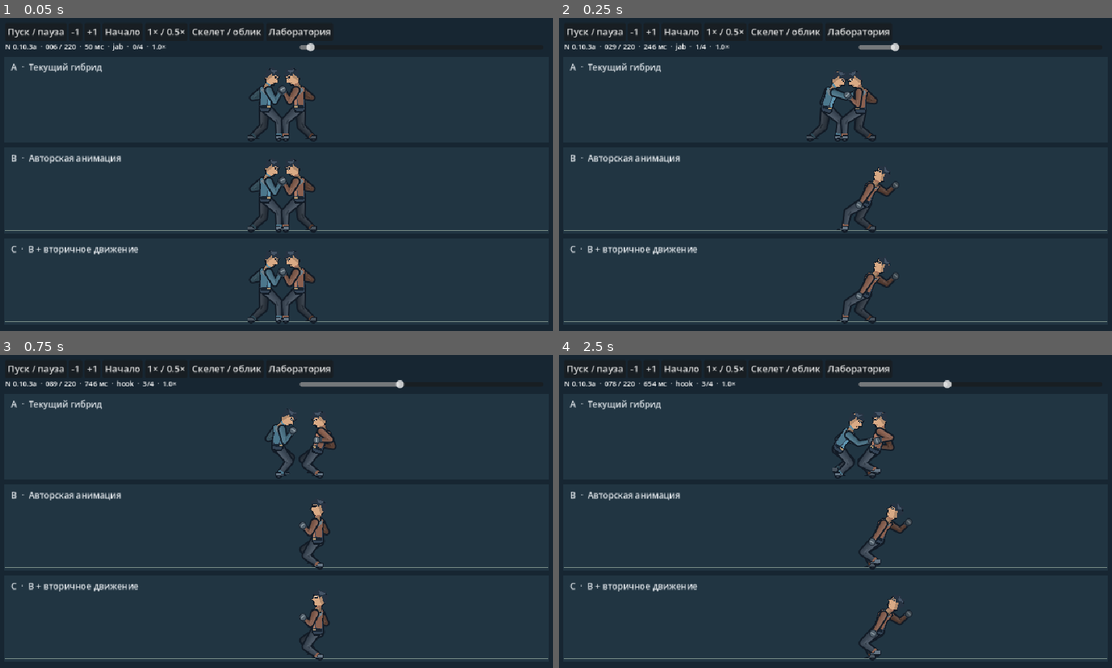
Above: before the commit, frames 1-4 (two rows, left to right).
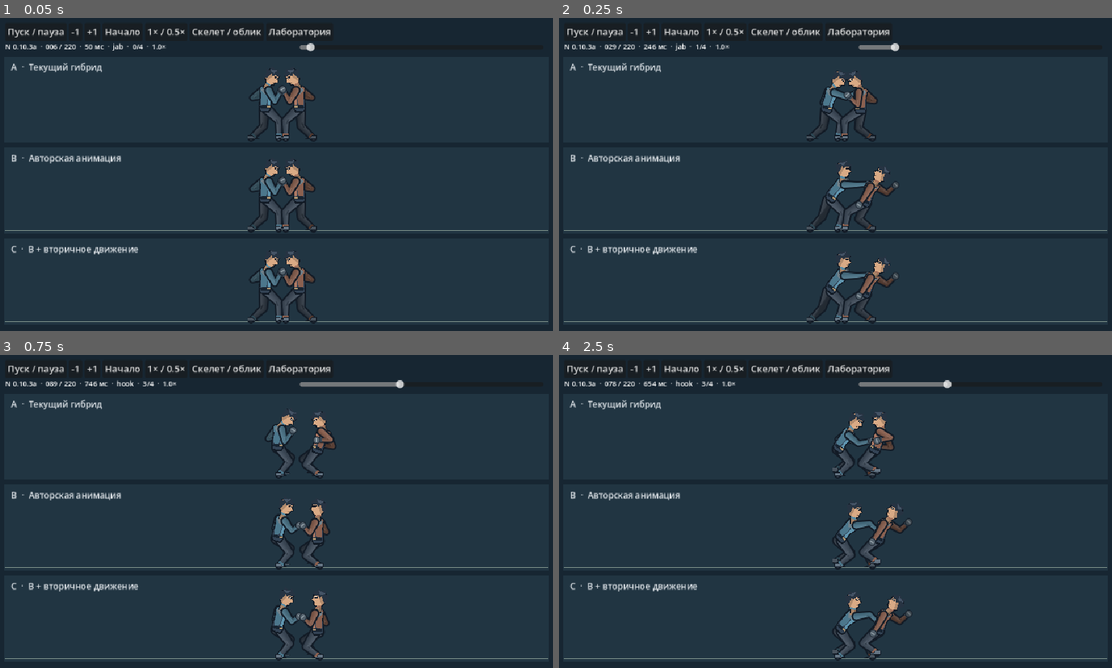
Above: after the commit, the same moments.

Repository: Mefits/Project-N
Game: Godot game, scene res://lab/anime/preview.tscn
Same seed, same stepped clock (60 frames per second), same inputs: the game is played once before the commit and once after it. This scene is started directly instead of the project's main scene.
Inputs:
- Up to frame 1 (0.05 s): no input
- Up to frame 2 (0.25 s): no input
- Up to frame 3 (0.75 s): tap Enter at 0.5 s; hold D from 0.53 s (still down); tap R at 0.6 s
- Up to frame 4 (2.5 s): tap Space at 0.77, 1.52 s; release D at 1.28 s; hold S 1.28-2.03 s; tap T at 1.35 s; hold D from 2.03 s (still down); tap Y at 2.1 s

Frame 1 is identical in both runs. In frame 2, 1.0% of the frame differs, in the area x 44-57%, y 45-98%; in frame 3, 0.9%; in frame 4, 1.0%.
Error before the commit: Invalid type in function '_legs' in base 'RefCounted (comparison.gd)'. Cannot convert argument 3 from Nil to Vector2. (res://lab/anime/comparison.gd:58)

Commit message:
Fix anime preview leg sampler argument

Diff:
--- a/lab/anime/comparison.gd
+++ b/lab/anime/comparison.gd
@@ -55,7 +55,7 @@
         p["shoulder_"+s]=_world(shoulder,f)
         p["elbow_"+s]=_world(shoulder+Vector2(key[5+j*2]),f)
         p["hand_"+s]=_world(shoulder+Vector2(key[6+j*2]),f)
-    _legs(p,f,key[9] if f.kind=="finisher" else null)
+    _legs(p,f,hip,key[9] if f.kind=="finisher" else null)
     # Blend from the actual previous displayed pose (not neutral) over 3 ticks.
     if f.age<3 and i>0:
         var prior:Dictionary=authored[-1].a
